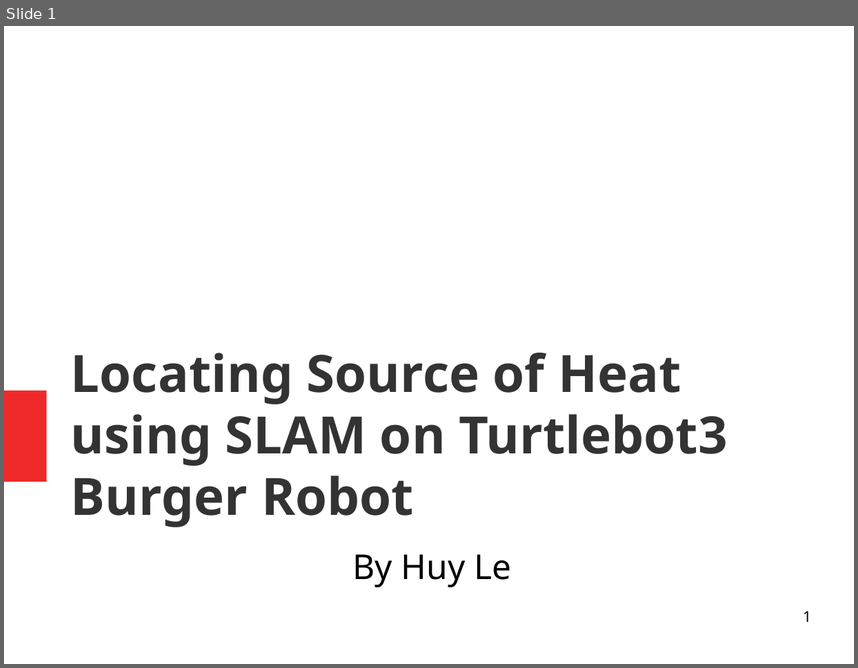
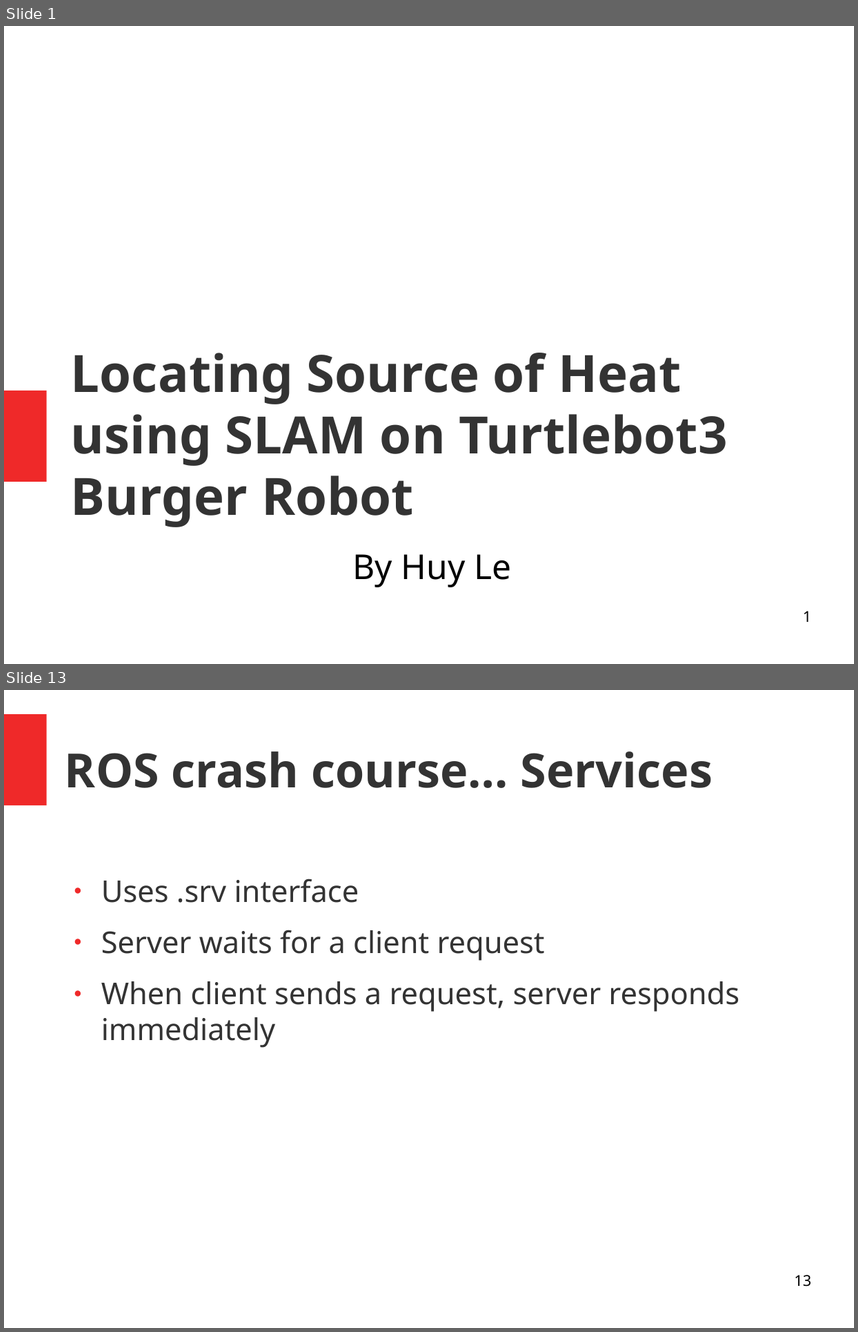
Before and after one commit to huybeme/slam_capstone, a slide deck: presentaton.odp. Shown one above the other, each under a label of ours: slide 1 before the commit, slides 1 and 13 after it; the slides between them are not shown. The pictures are 858x668 and 858x1332 pixels, drawn with LibreOffice and Linux fonts; fonts in the diff are those of the drawing. Boxes give left, top, right and bottom in pixels: in the first picture for what was removed or moved away, otherwise in the second. Text is boxed around its words. In the diff, an @@ line names an element or a change of style, - is before the commit and + after.

```diff
--- a/presentaton.odp
+++ b/presentaton.odp
@@ slide 13 added at (x1=4, y1=690, x2=854, y2=1328), background #FFFFFF @@
@@ rectangle added at (x1=4, y1=714, x2=46, y2=805), fill #EF2929 @@
@@ title added at (x1=65, y1=751, x2=713, y2=788), 44 pt, text #333333, bold @@
+ROS crash course… Services
@@ text added at (x1=101, y1=878, x2=740, y2=1047), 28 pt, text #333333 @@
+● Uses .srv interface
+● Server waits for a client request
+● When client sends a request, server responds immediately
@@ page number added at (x1=794, y1=1274, x2=811, y2=1286), 14 pt, text #000000 @@
+13
```
Also in this commit, not shown: 7 slides changed, 22 other slides added.
